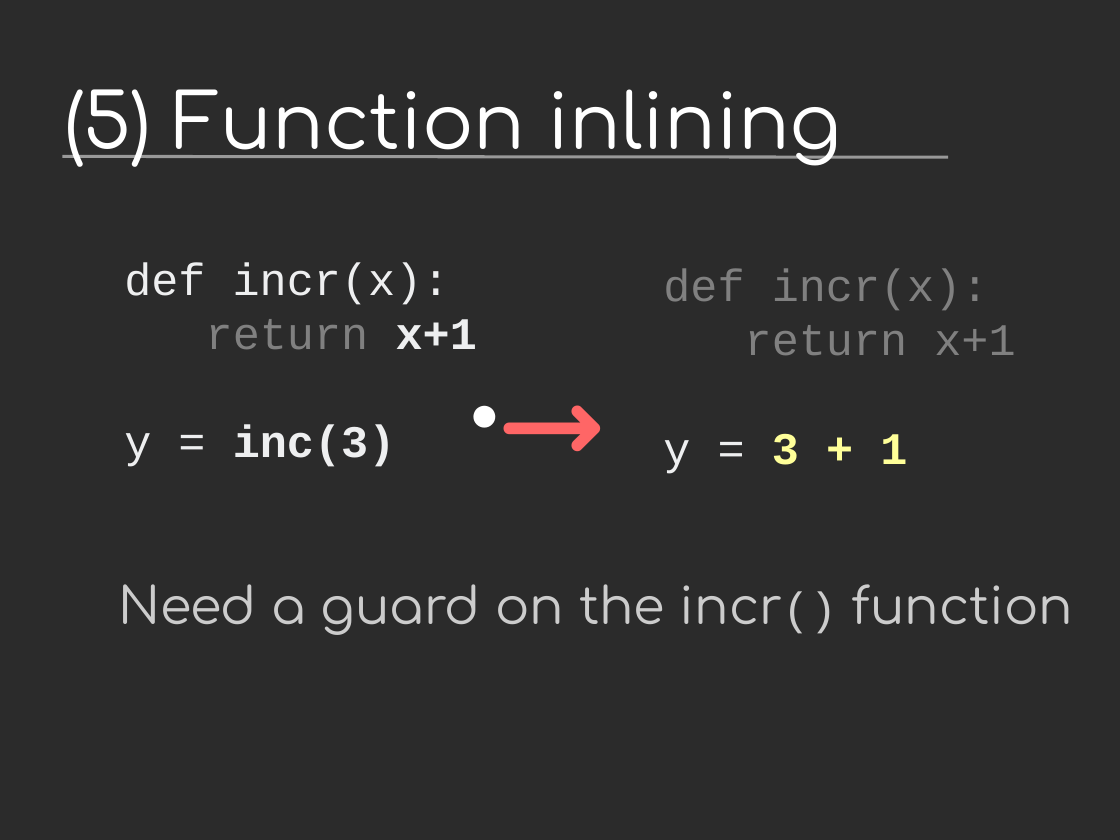
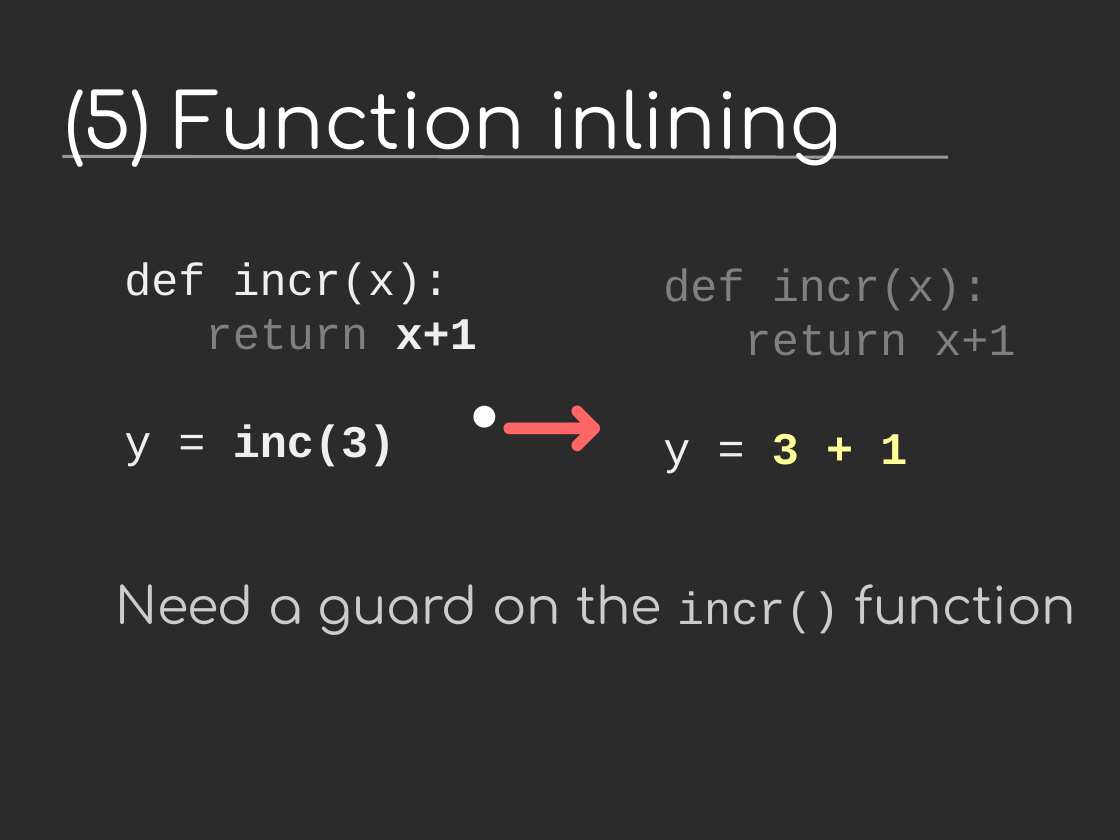
Before and after one commit to vstinner/talks, a slide deck: slide 42 of 2016-FOSDEM/fat_python.odp. Drawn at 1120x840 pixels with LibreOffice and Linux fonts; fonts in the diff are those of the drawing; background and template pictures are left out; a plain dark background stands for a picture behind light text. Boxes give left, top, right and bottom in pixels: in the first picture for what was removed or moved away, otherwise in the second. Text is boxed around its words. In the diff, an @@ line names an element or a change of style, - is before the commit and + after.

```diff
--- a/2016-FOSDEM/fat_python.odp
+++ b/2016-FOSDEM/fat_python.odp
@@ text "Need a guard on the ..." at (116, 584, 1076, 635): size 36 to 32 pt, font Comfortaa to Courier New in "incr()" @@
```
Also in this commit, not shown: 2 other slides changed, 1 other file.
